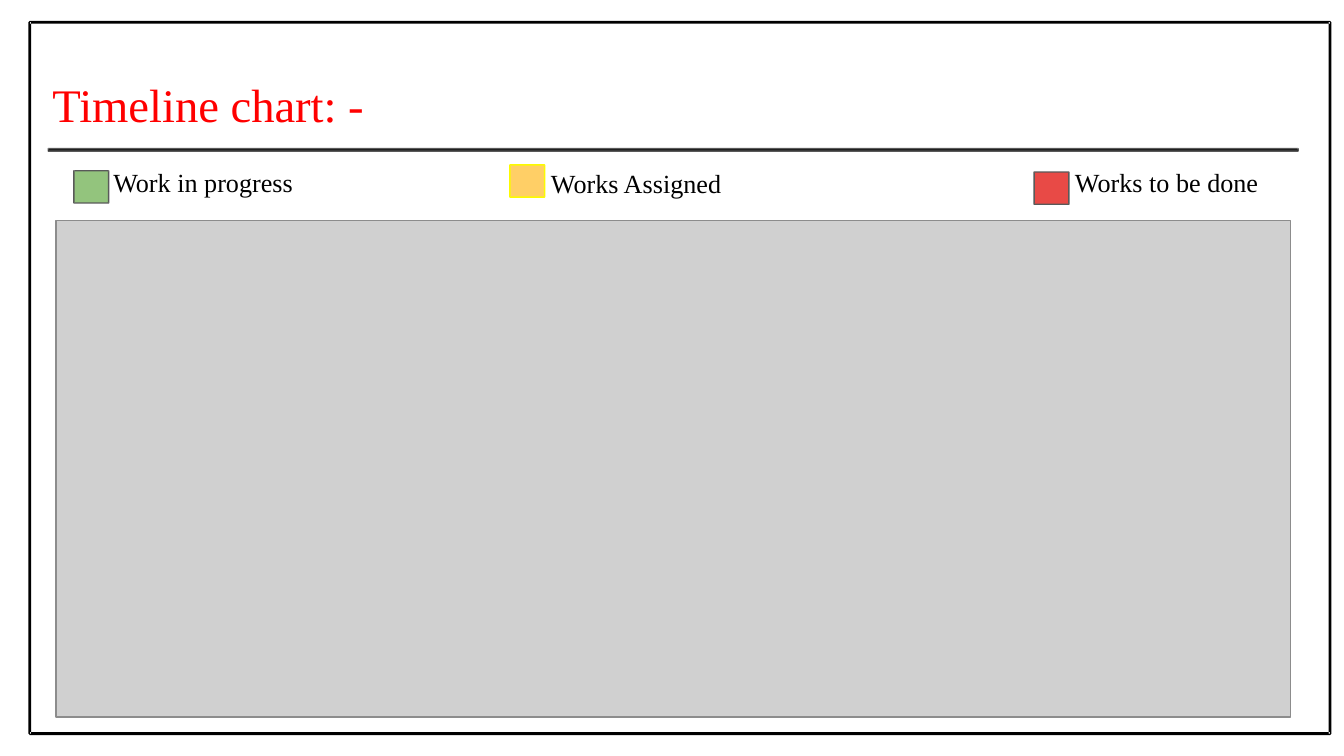
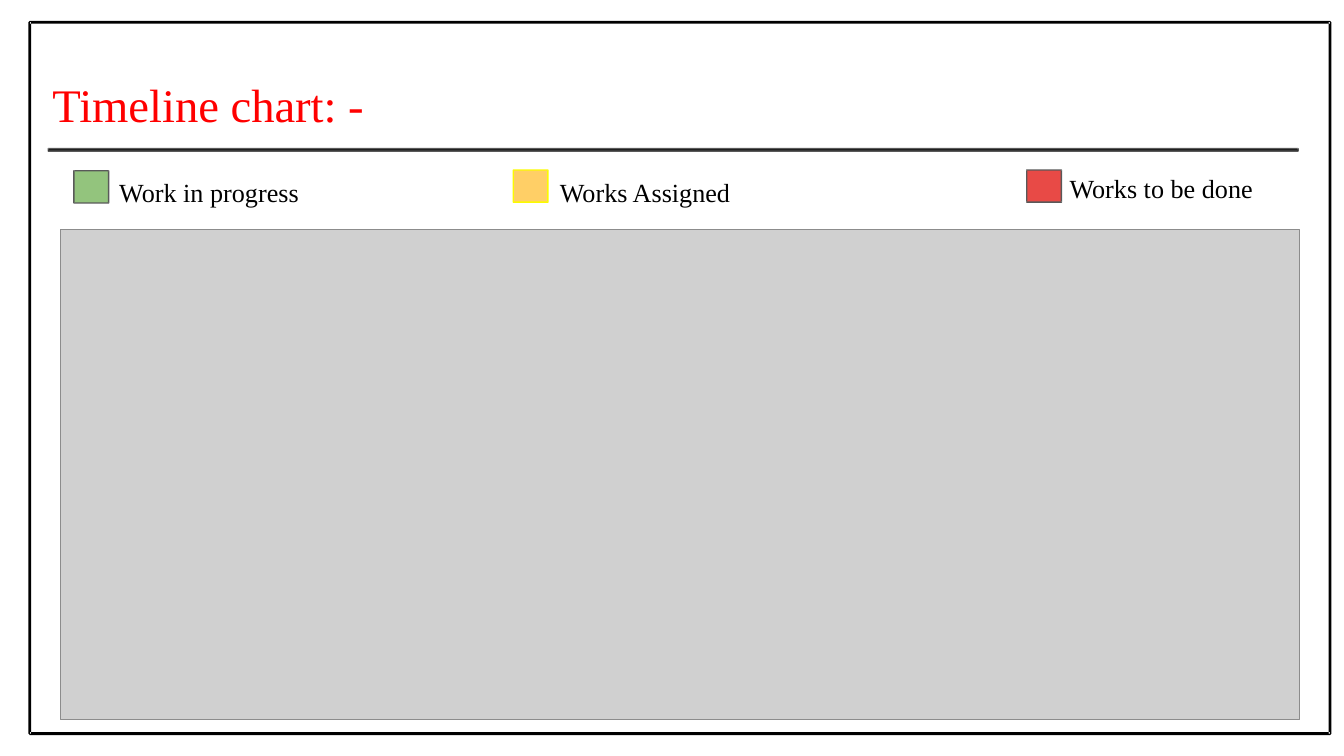
Before and after one commit to Prithiv-vijai/5g_MEC_Blockchain, a slide deck: slide 23 of files/Batch-4 First Review.pptx (slide 22 before the commit). Drawn at 1344x756 pixels with LibreOffice and Linux fonts; fonts in the diff are those of the drawing; grey boxes stand for pictures. Boxes give left, top, right and bottom in pixels: in the first picture for what was removed or moved away, otherwise in the second. Text is boxed around its words. In the diff, an @@ line names an element or a change of style, - is before the commit and + after.

```diff
--- a/files/Batch-4 First Review.pptx
+++ b/files/Batch-4 First Review.pptx
@@ text "Work in progress": place and size @@
-text "Work in progress" at box(113, 174, 293, 198)
+text "Work in progress" at box(119, 184, 299, 208)
@@ freeform shape: place and size @@
-freeform shape at box(509, 164, 546, 198)
+freeform shape at box(512, 169, 548, 203)
@@ freeform shape: place and size @@
-freeform shape at box(509, 165, 544, 198)
+freeform shape at box(513, 169, 548, 202)
@@ text "Works Assigned": place and size @@
-text "Works Assigned" at box(551, 175, 721, 199)
+text "Works Assigned" at box(560, 184, 730, 208)
@@ freeform shape: place and size @@
-freeform shape at box(1034, 172, 1070, 206)
+freeform shape at box(1025, 169, 1062, 203)
@@ freeform shape: place and size @@
-freeform shape at box(1035, 172, 1070, 204)
+freeform shape at box(1027, 169, 1062, 202)
@@ text "Works to be done": place and size @@
-text "Works to be done" at box(1075, 174, 1258, 193)
+text "Works to be done" at box(1070, 180, 1253, 199)
@@ picture: place and size @@
-picture at box(56, 220, 1290, 716)
+picture at box(60, 230, 1300, 720)
```
Also in this commit, not shown: 7 other slides changed, 1 slide added, 20 other files.
